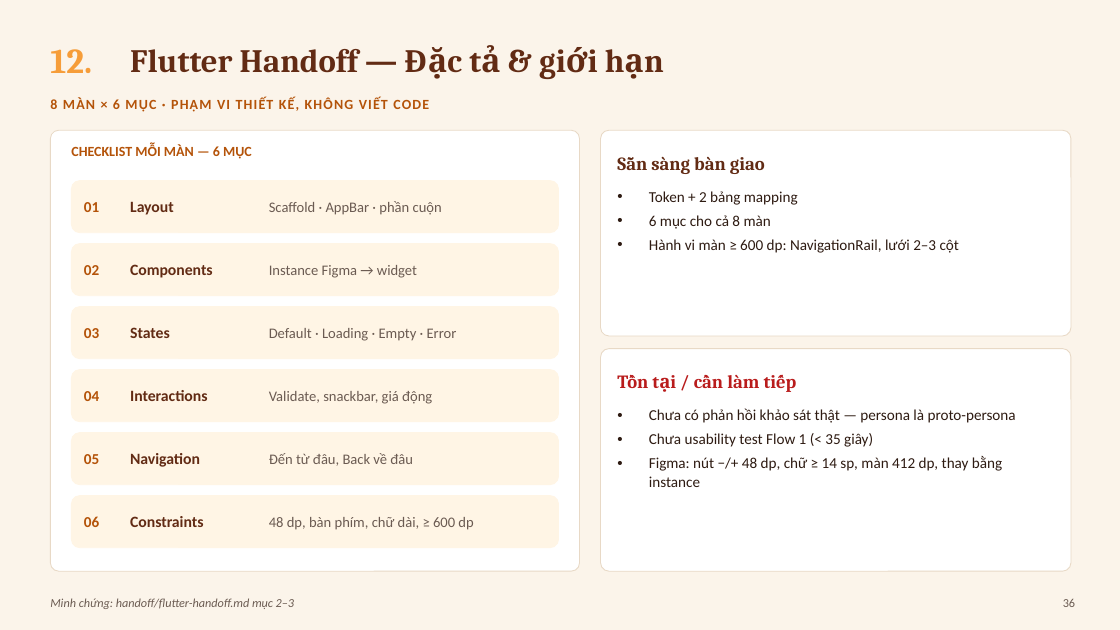
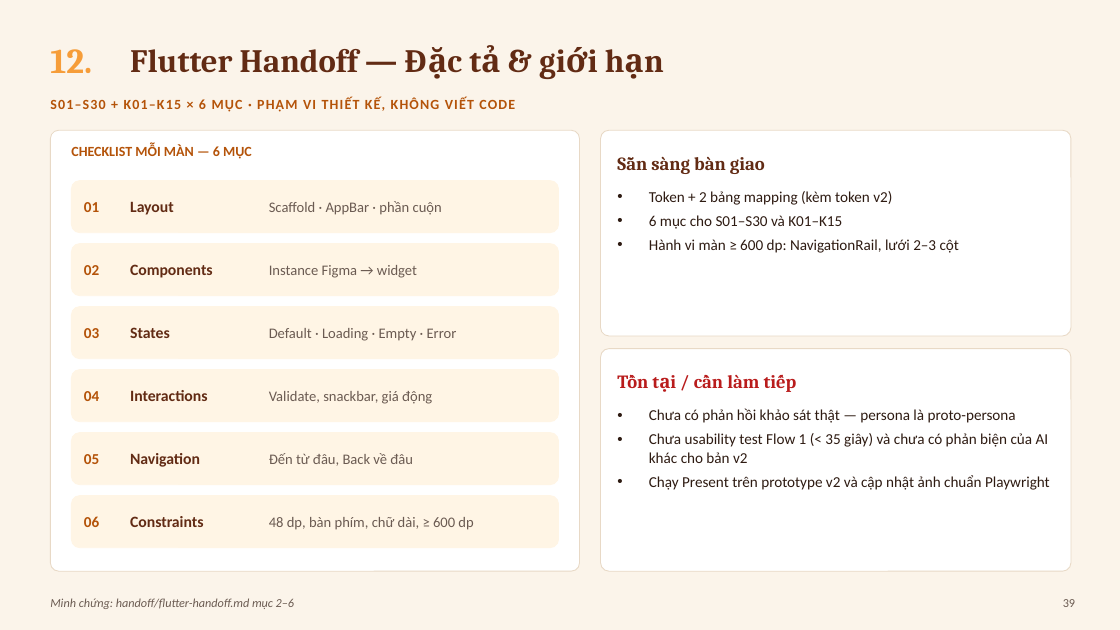
Before and after one commit to baonv0817/PRM323-Lab2-Group2, a slide deck: slide 39 of slides/BreakBite_Lab2_Presentation.pptx (slide 36 before the commit). Drawn at 1120x630 pixels with LibreOffice and Linux fonts; fonts in the diff are those of the drawing. Boxes give left, top, right and bottom in pixels: in the first picture for what was removed or moved away, otherwise in the second. Text is boxed around its words. In the diff, an @@ line names an element or a change of style, - is before the commit and + after.

```diff
--- a/slides/BreakBite_Lab2_Presentation.pptx
+++ b/slides/BreakBite_Lab2_Presentation.pptx
@@ text at [50,97,515,112]: text changed @@
-8 MÀN × 6 MỤC · PHẠM VI THIẾT KẾ, KHÔNG VIẾT CODE
+S01–S30 + K01–K15 × 6 MỤC · PHẠM VI THIẾT KẾ, KHÔNG VIẾT CODE
@@ text at [649,191,892,229]: text changed @@
-• Token + 2 bảng mapping
-• 6 mục cho cả 8 màn
+• Token + 2 bảng mapping (kèm token v2)
+• 6 mục cho S01–S30 và K01–K15
@@ text at [649,433,1050,490]: text changed @@
-• Chưa usability test Flow 1 (< 35 giây)
-• Figma: nút −/+ 48 dp, chữ ≥ 14 sp, màn 412 dp, thay bằng instance
+• Chưa usability test Flow 1 (< 35 giây) và chưa có phản biện của AI khác cho bản v2
+• Chạy Present trên prototype v2 và cập nhật ảnh chuẩn Playwright
@@ text at [50,598,294,609]: text changed @@
-Minh chứng: handoff/flutter-handoff.md mục 2–3
+Minh chứng: handoff/flutter-handoff.md mục 2–6
@@ text at [1063,599,1075,607]: text changed @@
-36
+39
```
Also in this commit, not shown: 17 other slides changed, 4 slides added, 17 other files.
